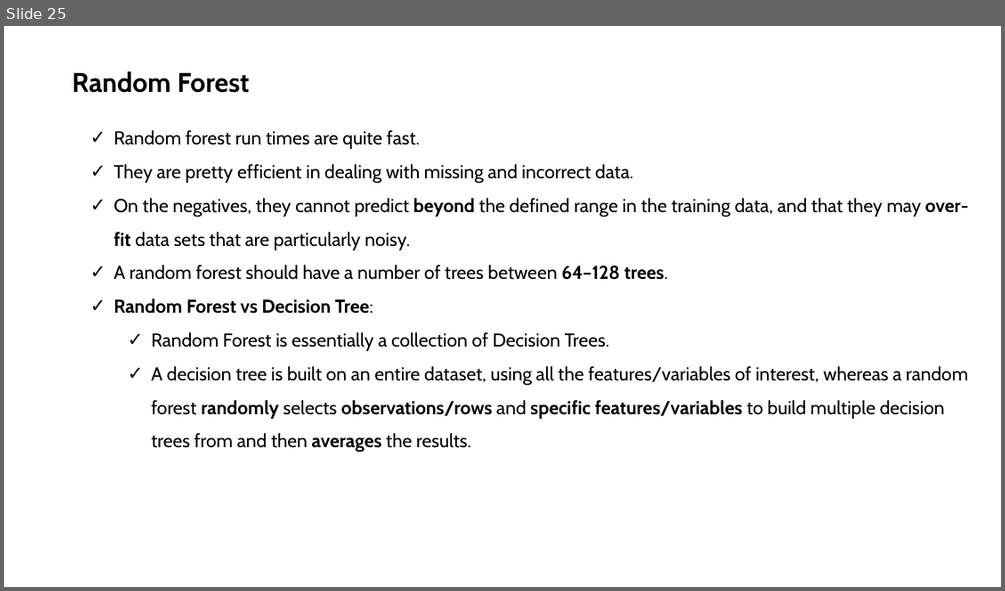
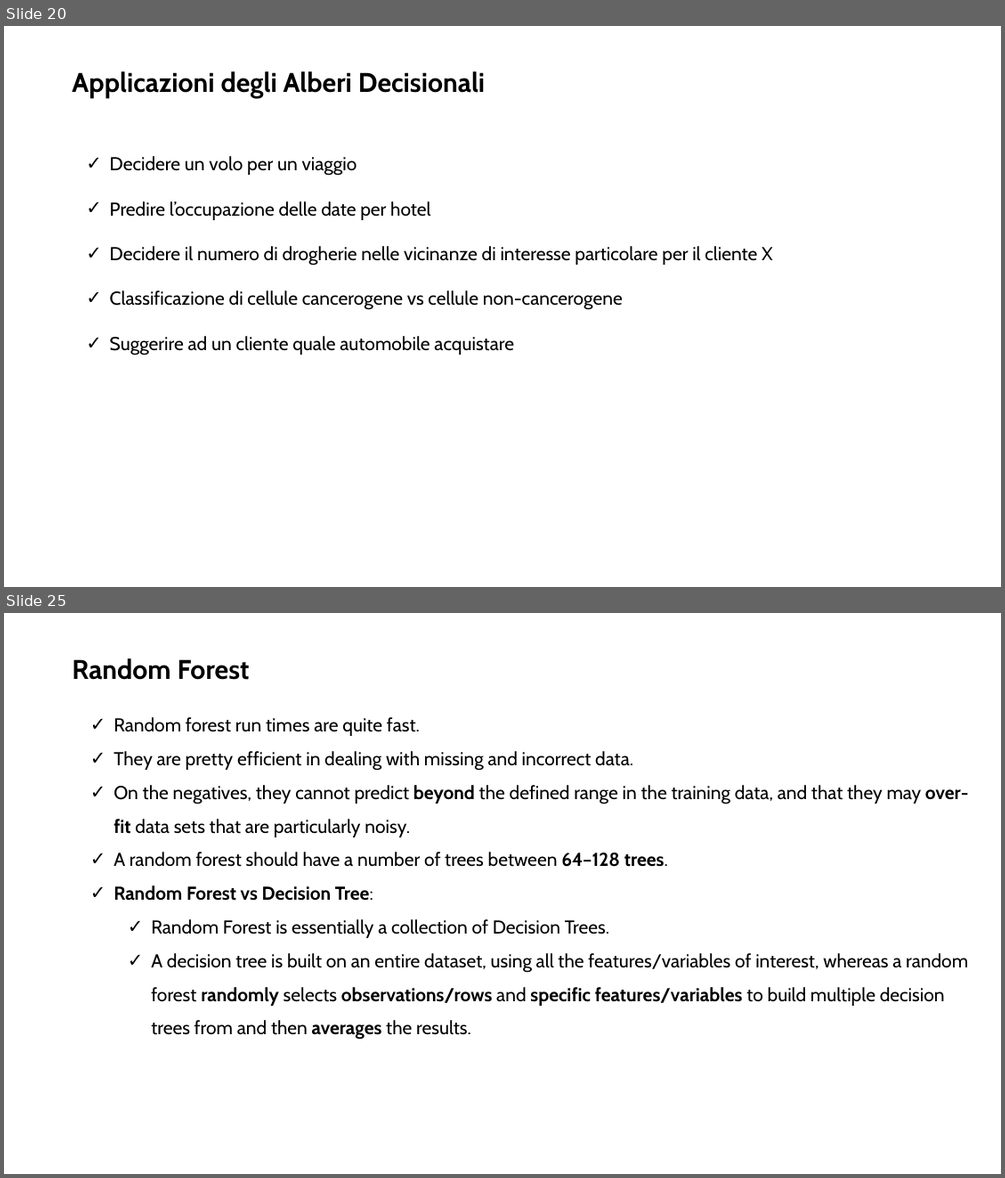
Before and after one commit to neural1977/data_science_interview_material, a slide deck: Machine_Learning/Machine Learning Alberi di Decisione e Random Forest_ita.pptx. Shown one above the other, each under a label of ours: slide 25 before the commit, slides 20 and 25 after it; the slides between them are not shown. The pictures are 1005x591 and 1005x1178 pixels, drawn with LibreOffice and Linux fonts; fonts in the diff are those of the drawing. Boxes give left, top, right and bottom in pixels: in the first picture for what was removed or moved away, otherwise in the second. Text is boxed around its words. In the diff, an @@ line names an element or a change of style, - is before the commit and + after.

```diff
--- a/Machine_Learning/Machine Learning Alberi di Decisione e Random Forest_ita.pptx
+++ b/Machine_Learning/Machine Learning Alberi di Decisione e Random Forest_ita.pptx
@@ slide 20 added at [4,26,1001,587], background #FFFFFF @@
@@ text added at [72,71,485,98], 26 pt, text #000000, bold @@
+Applicazioni degli Alberi Decisionali
@@ text added at [110,156,773,355], 18 pt, text #000000 @@
+✓ Decidere un volo per un viaggio
+✓ Predire l’occupazione delle date per hotel
+✓ Decidere il numero di drogherie nelle vicinanze di interesse particolare per il cliente X
+✓ Classificazione di cellule cancerogene vs cellule non-cancerogene
+✓ Suggerire ad un cliente quale automobile acquistare
```
Also in this commit, not shown: 4 slides changed, 6 other slides added, 7 slides removed.
